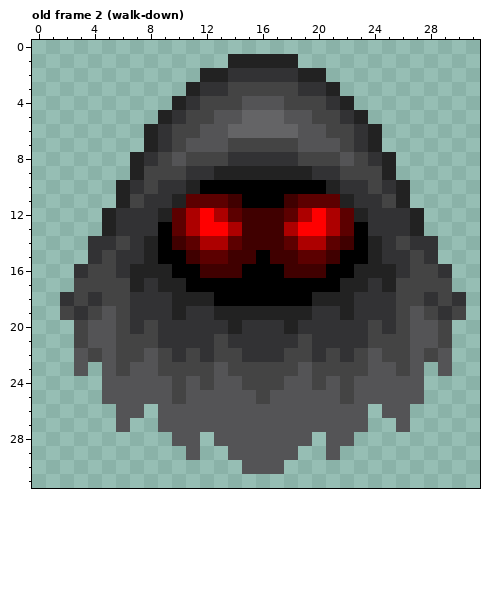
Two versions of one pixel-art file, assets/PIPOYA FREE RPG Character Sprites 32x32/Enemy/anim/Enemy 15-1.aseprite. The picture above was drawn from the file before the commit.
32x32 pixels, 16 frames. Shown: old frame 2 (walk-down). The commit also changed other frames, which this record leaves out.
After the commit:
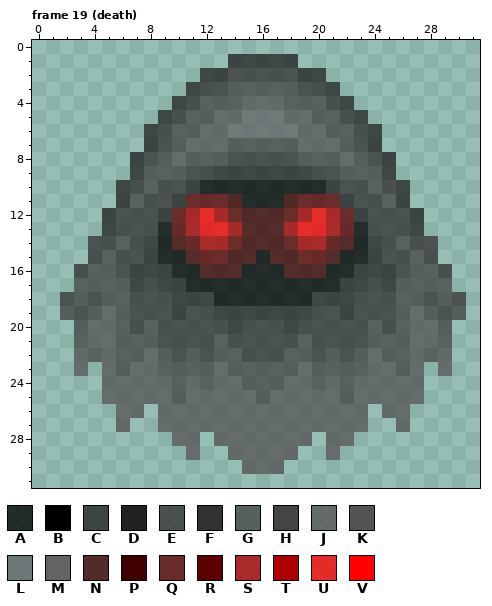
Palette (. is transparent): A #000000c3  B #000000  C #222222c3  D #222222  E #323234c3  F #323234  G #444444c3  H #444444  J #545456c3  K #545456  L #646466c3  M #646466  N #400000c3  P #400000  Q #5c0000c3  R #5c0000  S #ad0000c3  T #ad0000  U #ff0000c3  V #ff0000
A new or re-ordered frame is compared with the old frame closest to it.
Author's note on the commit: enemy death animation
Changes in this commit:
frames 16 -> 22
Changed rows in their new state; - is an unchanged pixel.
Frame 19 (death) is new; against old frame 2 (walk-down):
first column x 2:
 1 ------------CCCCC------------
 2 ----------CCEEEEECC----------
 3 ---------CEEGGGGGEEC---------
 4 --------CEGGGJJJGGGEC--------
 5 -------CEGGJJLLLJJGGEC-------
 6 ------CEGGJJLLLLLJJGGEC------
 7 ------CEGJJJGGGGGJJJGEC------
 8 -----CEGJGGGEEEEEGGGJGEC-----
 9 -----CGGGEECCCCCCCEEGGGC-----
10 ----CEGEECAAAAAAAAACEEGEC----
11 ----CGEECQQQNAAANQQQCEEGC----
12 ---CEEECQSUSQNNNQSUSQCEEEC---
13 ---CEEEAQSUUSNNNSUUSQAEEEC---
14 --EEGECANQSSQNNNQSSQNACEGEE--
15 --EGEECAANQQNNANNQQNAACEEGE--
16 -EGGECCCAANNNAAANNNAACCCEGGE-
17 -GGGGCECCAAAAAAAAAAACCECGGGG-
18 EGEGGEEECCCAAAAAAACCCEEEGGEGE
19 GEGJGEEECEECCCCCCCEECEEEGJGEG
20 -GJJGEGEEEEECEEECEEEEEGEGJJG-
21 -GJJGGGEEEEGEEEEEGEEEEGGGJJG-
22 -JGJGGJGEGEGGEEEGGEGEGJGGJGJ-
23 -J-JGJJGGGGJGGGGGJGGGGJJGJ-J-
24 ---JJJJJGJGJJGGGJJGJGJJJJJ---
25 ---JJJJJGJJJJJGJJJJJGJJJJJ---
26 ----JJ-JJJJJJJJJJJJJJJ-JJ----
27 ----J--JJJJJJJJJJJJJJJ--J----
28 --------JJ-JJJJJJJ-JJ--------
29 ---------J--JJJJJ--J---------
30 -------------JJJ-------------
Where, in picture pixels (left, top, right, bottom), the same in both pictures:
changed: (60, 54, 466, 474)
